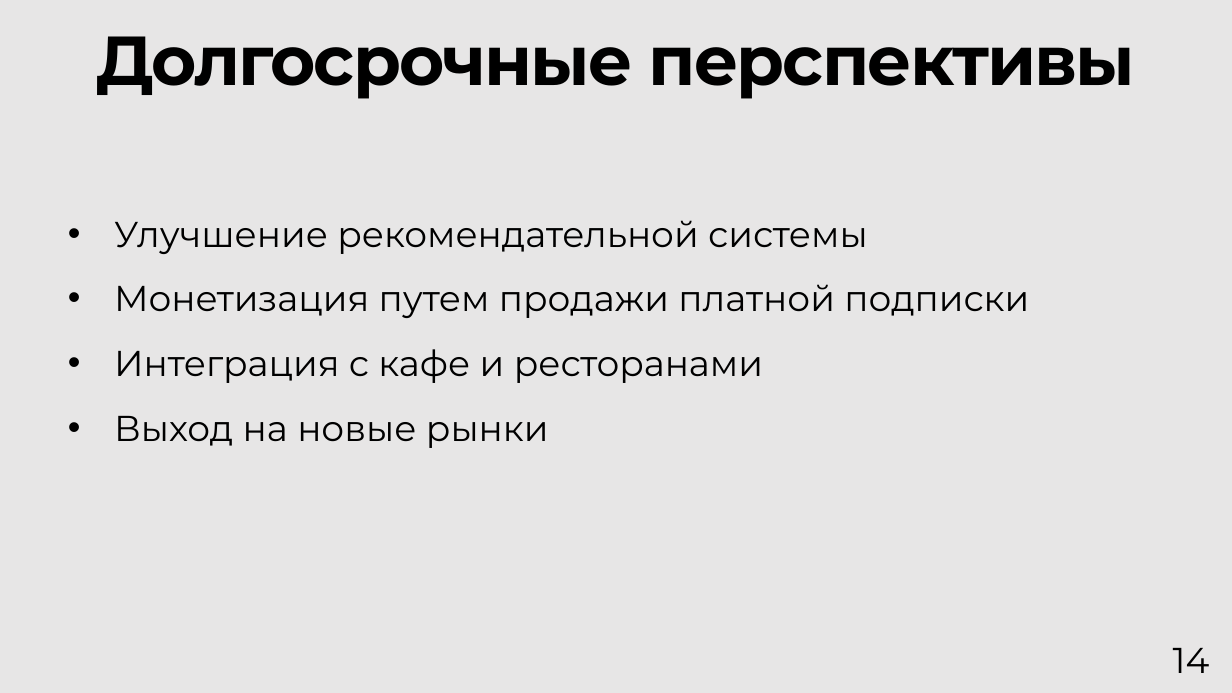
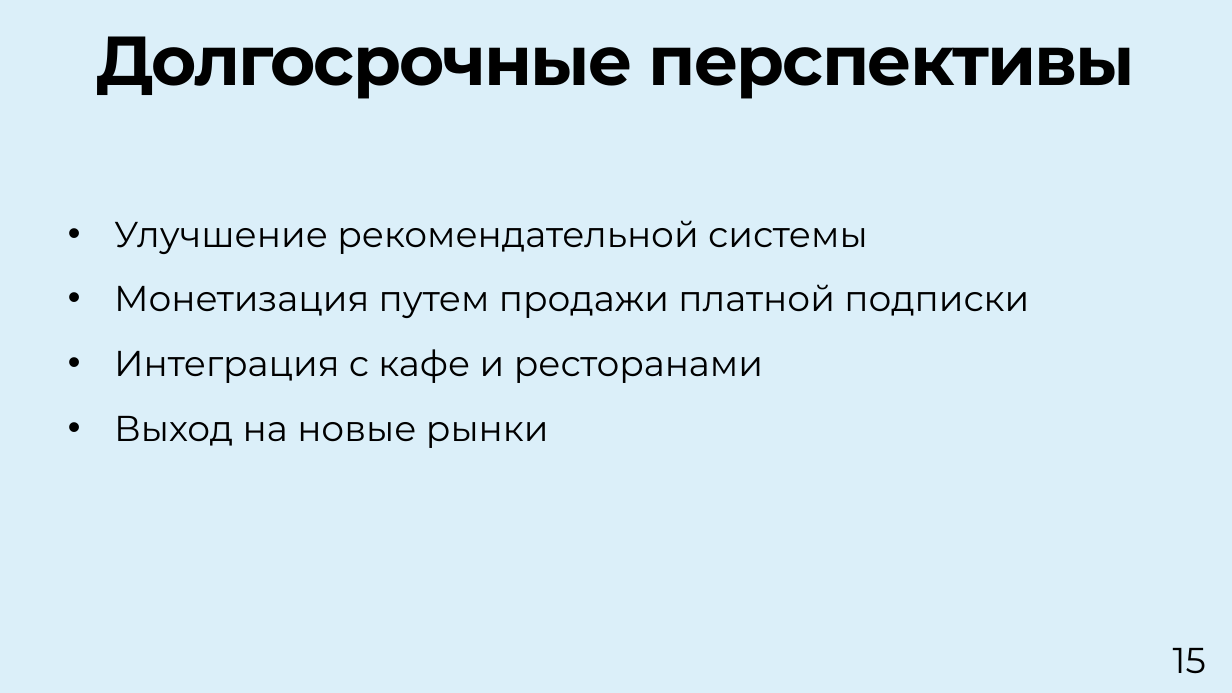
Before and after one commit to qudest/voyago, a slide deck: slide 15 of Documentation/Voyago-Presentation-1att.pptx (slide 14 before the commit). Drawn at 1232x693 pixels with LibreOffice and Linux fonts; fonts in the diff are those of the drawing. Boxes give left, top, right and bottom in pixels: in the first picture for what was removed or moved away, otherwise in the second. Text is boxed around its words. In the diff, an @@ line names an element or a change of style, - is before the commit and + after.

```diff
--- a/Documentation/Voyago-Presentation-1att.pptx
+++ b/Documentation/Voyago-Presentation-1att.pptx
@@ background #E7E6E6 to #DBEFF9 @@
@@ page number at (1173,648,1206,674): text changed @@
-14
+15
```
Also in this commit, not shown: 15 other slides changed, 1 slide added, 6 other files.
